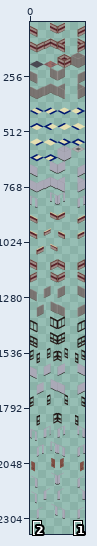
Sprite sheet -- Content/SheetsOrigin/cubiclewallssheet.png. The picture above shows the old version from afar; the outline marks the close-up.
Close-up. First the earlier version:
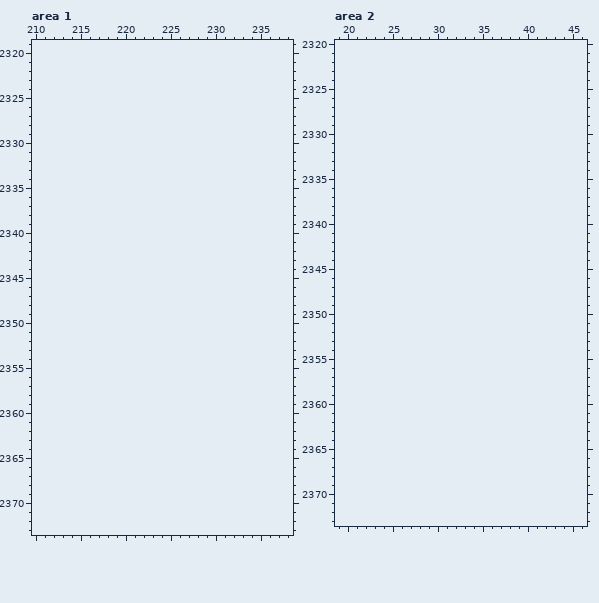
The file is 256x2304 pixels. Colours within 5 levels of each other are drawn and written as one. Shown: area 1: x 210..238, y 2319..2373; area 2: x 19..46, y 2320..2373. The old version is drawn lined up with the new one, on the new canvas. The wide view leaves out empty margins. The commit also changed other parts of the picture, which this record leaves out.
And afterwards:
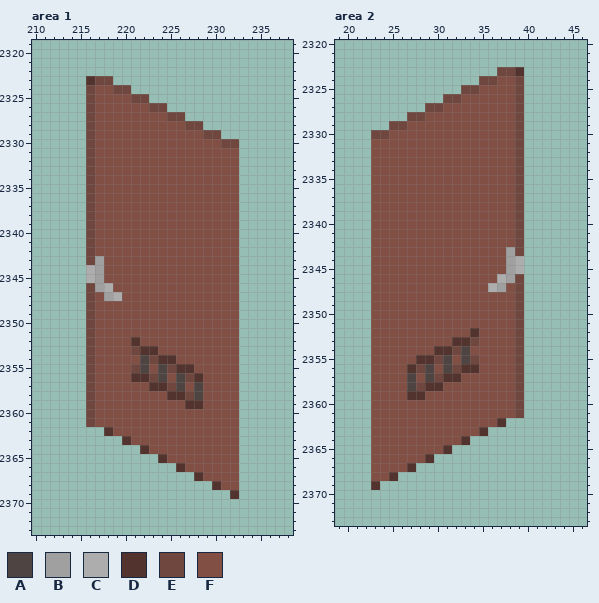
Palette (. is transparent): A #4e4442  B #a0a0a0  C #adadad  D #52332d  E #70473f  F #814f44
What changed:
canvas 256x2304 -> 256x2376
Changed rows in their new state; - is an unchanged pixel.
Area 1:
first column x 216:
2323 DEE--------------
2324 EFFEE------------
2325 EFFFFEE----------
2326 EFFFFFFEE--------
2327 EFFFFFFFFEE------
2328 EFFFFFFFFFFEE----
2329 EFFFFFFFFFFFFEE--
2330 EFFFFFFFFFFFFFFEE
2331 EFFFFFFFFFFFFFFFF
2332 EFFFFFFFFFFFFFFFF
2333 EFFFFFFFFFFFFFFFF
2334 EFFFFFFFFFFFFFFFF
2335 EFFFFFFFFFFFFFFFF
2336 EFFFFFFFFFFFFFFFF
2337 EFFFFFFFFFFFFFFFF
2338 EFFFFFFFFFFFFFFFF
2339 EFFFFFFFFFFFFFFFF
2340 EFFFFFFFFFFFFFFFF
2341 EFFFFFFFFFFFFFFFF
2342 EFFFFFFFFFFFFFFFF
2343 EBFFFFFFFFFFFFFFF
2344 CBFFFFFFFFFFFFFFF
2345 CBFFFFFFFFFFFFFFF
2346 EBCFFFFFFFFFFFFFF
2347 EFBCFFFFFFFFFFFFF
2348 EFFFFFFFFFFFFFFFF
2349 EFFFFFFFFFFFFFFFF
2350 EFFFFFFFFFFFFFFFF
2351 EFFFFFFFFFFFFFFFF
2352 EFFFFDFFFFFFFFFFF
2353 EFFFFEDDFFFFFFFFF
2354 EFFFFFAEDDFFFFFFF
2355 EFFFFEAFAEDDFFFFF
2356 EFFFFDDEAFAEDFFFF
2357 EFFFFFFDDEAFAFFFF
2358 EFFFFFFFFDDEAFFFF
2359 EFFFFFFFFFFDDFFFF
2360 EFFFFFFFFFFFFFFFF
2361 EFFFFFFFFFFFFFFFF
2362 --DFFFFFFFFFFFFFF
2363 ----DFFFFFFFFFFFF
2364 ------DFFFFFFFFFF
2365 --------DFFFFFFFF
2366 ----------DFFFFFF
2367 ------------DFFFF
2368 --------------DFF
2369 ----------------D
Area 2:
first column x 23:
2323 --------------EED
2324 ------------EEFFE
2325 ----------EEFFFFE
2326 --------EEFFFFFFE
2327 ------EEFFFFFFFFE
2328 ----EEFFFFFFFFFFE
2329 --EEFFFFFFFFFFFFE
2330 EEFFFFFFFFFFFFFFE
2331 FFFFFFFFFFFFFFFFE
2332 FFFFFFFFFFFFFFFFE
2333 FFFFFFFFFFFFFFFFE
2334 FFFFFFFFFFFFFFFFE
2335 FFFFFFFFFFFFFFFFE
2336 FFFFFFFFFFFFFFFFE
2337 FFFFFFFFFFFFFFFFE
2338 FFFFFFFFFFFFFFFFE
2339 FFFFFFFFFFFFFFFFE
2340 FFFFFFFFFFFFFFFFE
2341 FFFFFFFFFFFFFFFFE
2342 FFFFFFFFFFFFFFFFE
2343 FFFFFFFFFFFFFFFBE
2344 FFFFFFFFFFFFFFFBC
2345 FFFFFFFFFFFFFFFBC
2346 FFFFFFFFFFFFFFCBE
2347 FFFFFFFFFFFFFCBFE
2348 FFFFFFFFFFFFFFFFE
2349 FFFFFFFFFFFFFFFFE
2350 FFFFFFFFFFFFFFFFE
2351 FFFFFFFFFFFFFFFFE
2352 FFFFFFFFFFFDFFFFE
2353 FFFFFFFFFDDEFFFFE
2354 FFFFFFFDDEAFFFFFE
2355 FFFFFDDEAFAEFFFFE
2356 FFFFDEAFAEDDFFFFE
2357 FFFFAFAEDDFFFFFFE
2358 FFFFAEDDFFFFFFFFE
2359 FFFFDDFFFFFFFFFFE
2360 FFFFFFFFFFFFFFFFE
2361 FFFFFFFFFFFFFFFFE
2362 FFFFFFFFFFFFFFD--
2363 FFFFFFFFFFFFD----
2364 FFFFFFFFFFD------
2365 FFFFFFFFD--------
2366 FFFFFFD----------
2367 FFFFD------------
2368 FFD--------------
2369 D----------------
